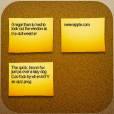
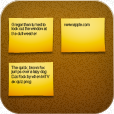
Before/after of a 114x114 layered artwork. What changed in the layer stack:
pixels changed over left=0, top=0, right=114, bottom=114 (layer not identified)
